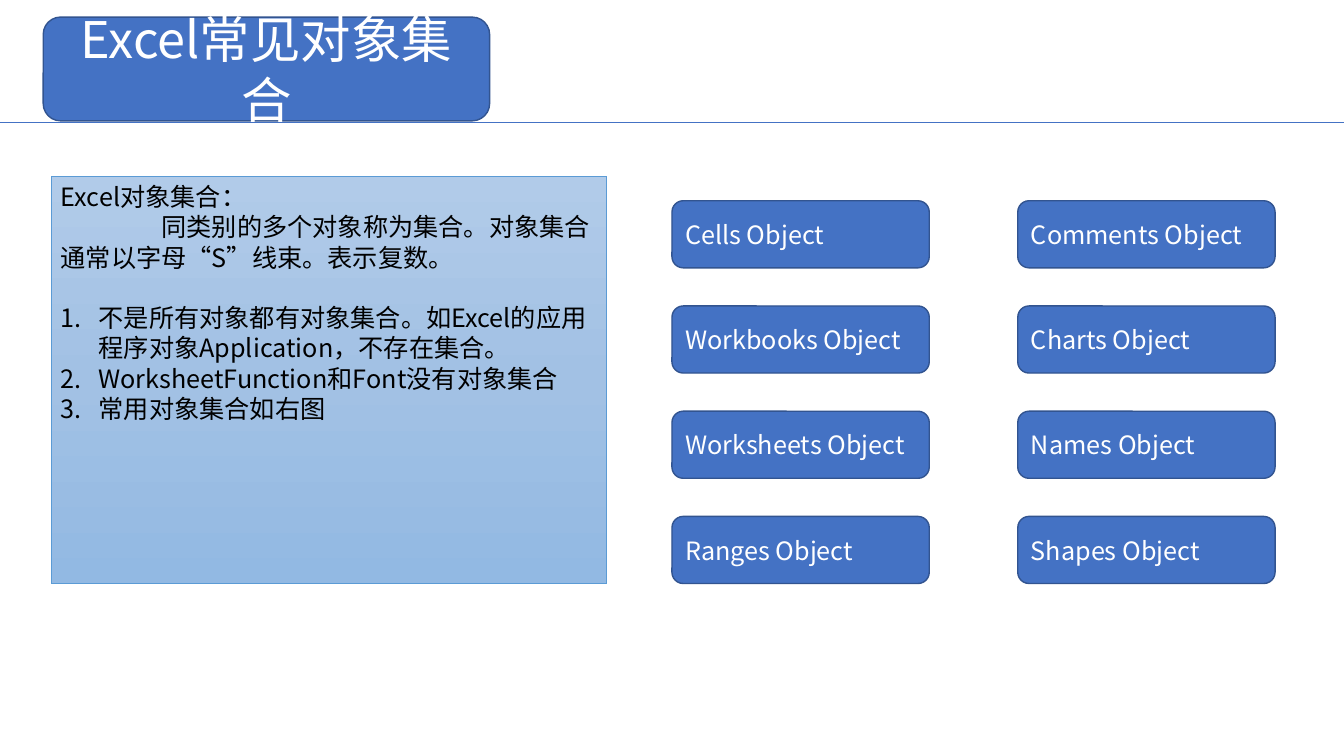
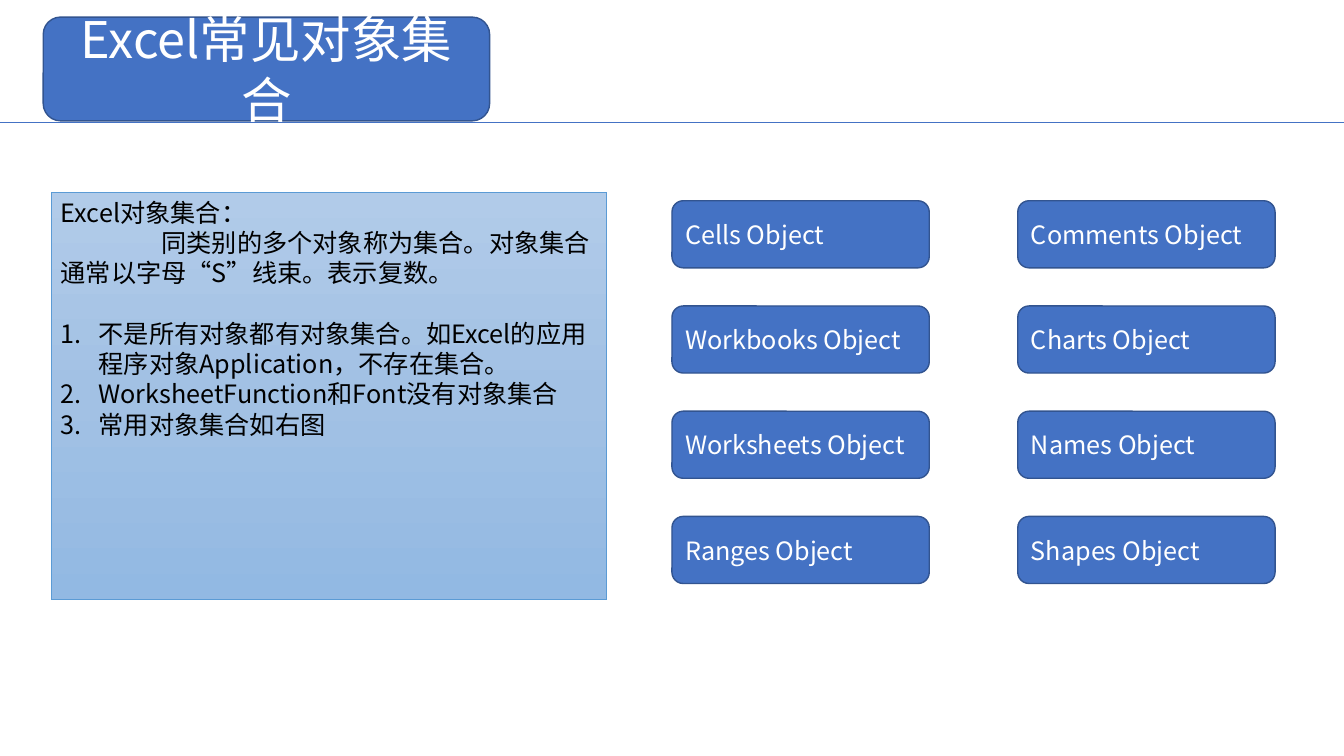
Before and after one commit to AnsenYue/Office-VBA-Study, a slide deck: slide 4 of Study Notes/Excel VBA/Excel VBA Notes.pptx. Drawn at 1344x756 pixels with LibreOffice and Linux fonts; fonts in the diff are those of the drawing. Boxes give left, top, right and bottom in pixels: in the first picture for what was removed or moved away, otherwise in the second. Text is boxed around its words. In the diff, an @@ line names an element or a change of style, - is before the commit and + after.

```diff
--- a/Study Notes/Excel VBA/Excel VBA Notes.pptx
+++ b/Study Notes/Excel VBA/Excel VBA Notes.pptx
@@ rectangle "Excel对象集合：": place and size @@
-rectangle "Excel对象集合：" at (51, 176, 608, 584)
+rectangle "Excel对象集合：" at (51, 193, 608, 600)
```
Also in this commit, not shown: 1 slide added, 1 slide removed.
